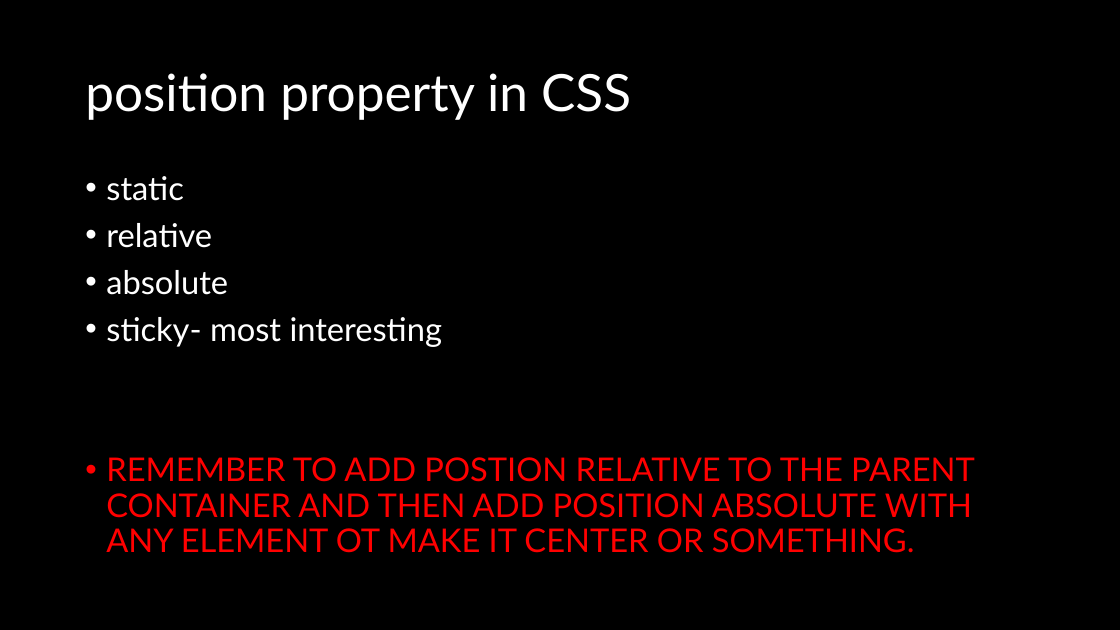
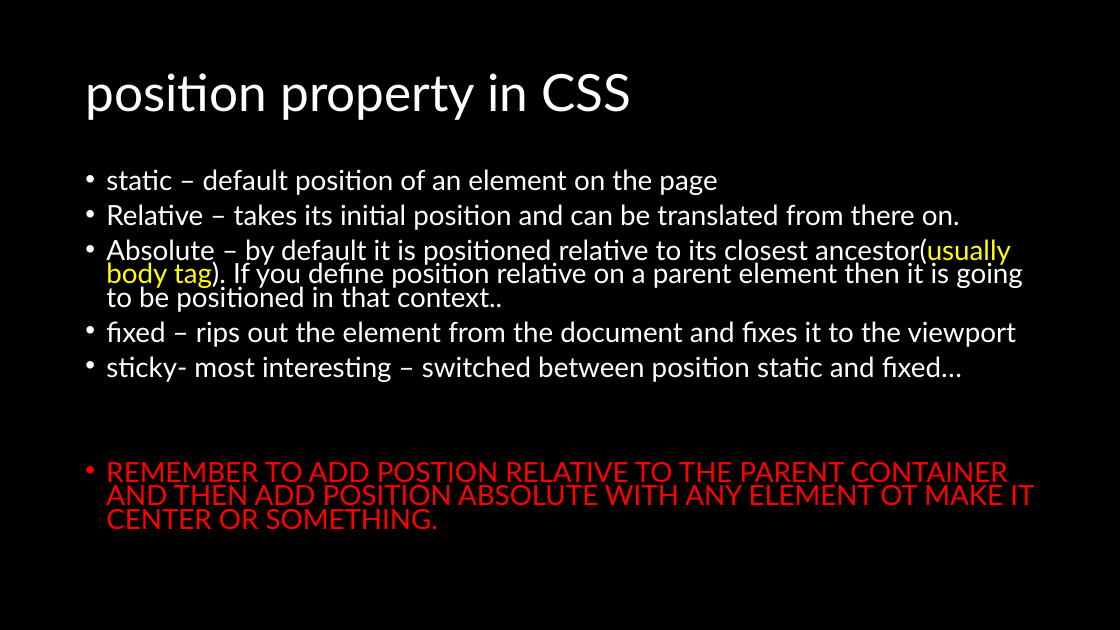
Before and after one commit to natiquekeyin/winter2026, a slide deck: slide 8 of FrontEnd/Week4/Week4.pptx. Drawn at 1120x630 pixels with LibreOffice and Linux fonts; fonts in the diff are those of the drawing. Boxes give left, top, right and bottom in pixels: in the first picture for what was removed or moved away, otherwise in the second. Text is boxed around its words. In the diff, an @@ line names an element or a change of style, - is before the commit and + after.

```diff
--- a/FrontEnd/Week4/Week4.pptx
+++ b/FrontEnd/Week4/Week4.pptx
@@ text at (106, 169, 1022, 382): text changed; size 28 to 23.8 pt @@
-• static
-• relative
-• absolute
-• sticky- most interesting
+• static – default position of an element on the page
+• Relative – takes its initial position and can be translated from there on.
+• Absolute – by default it is positioned relative to its closest ancestor(usually body tag). If you define position relative on a parent element then it is going to be positioned in that context..
+• fixed – rips out the element from the document and fixes it to the viewport
+• sticky- most interesting – switched between position static and fixed…
@@ text at (106, 462, 1034, 530): size 28 to 23.8 pt in "REMEMBER TO ADD POSTION RELATIVE TO THE ..."; line spacing 0.9 to 0.7 @@
```
Also in this commit, not shown: 12 other files.
